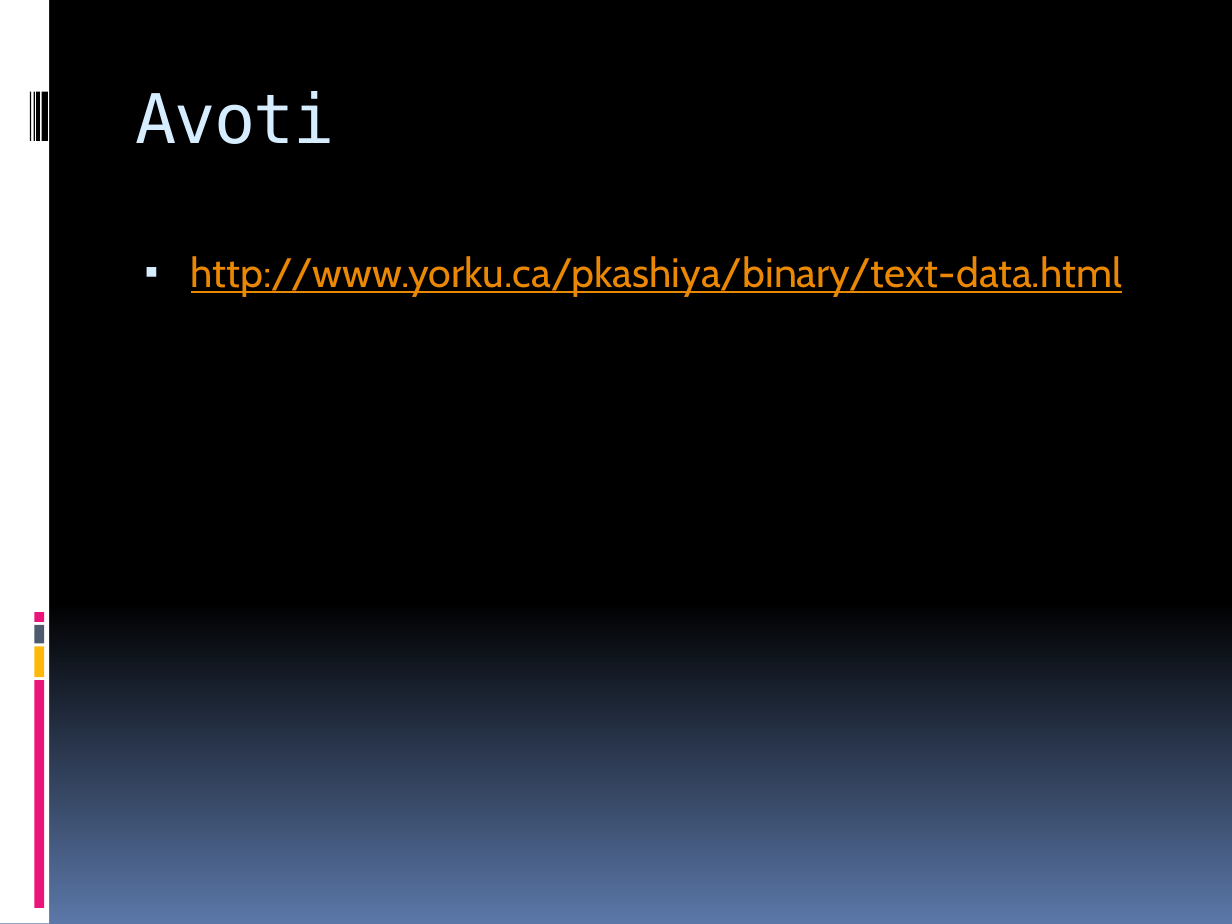
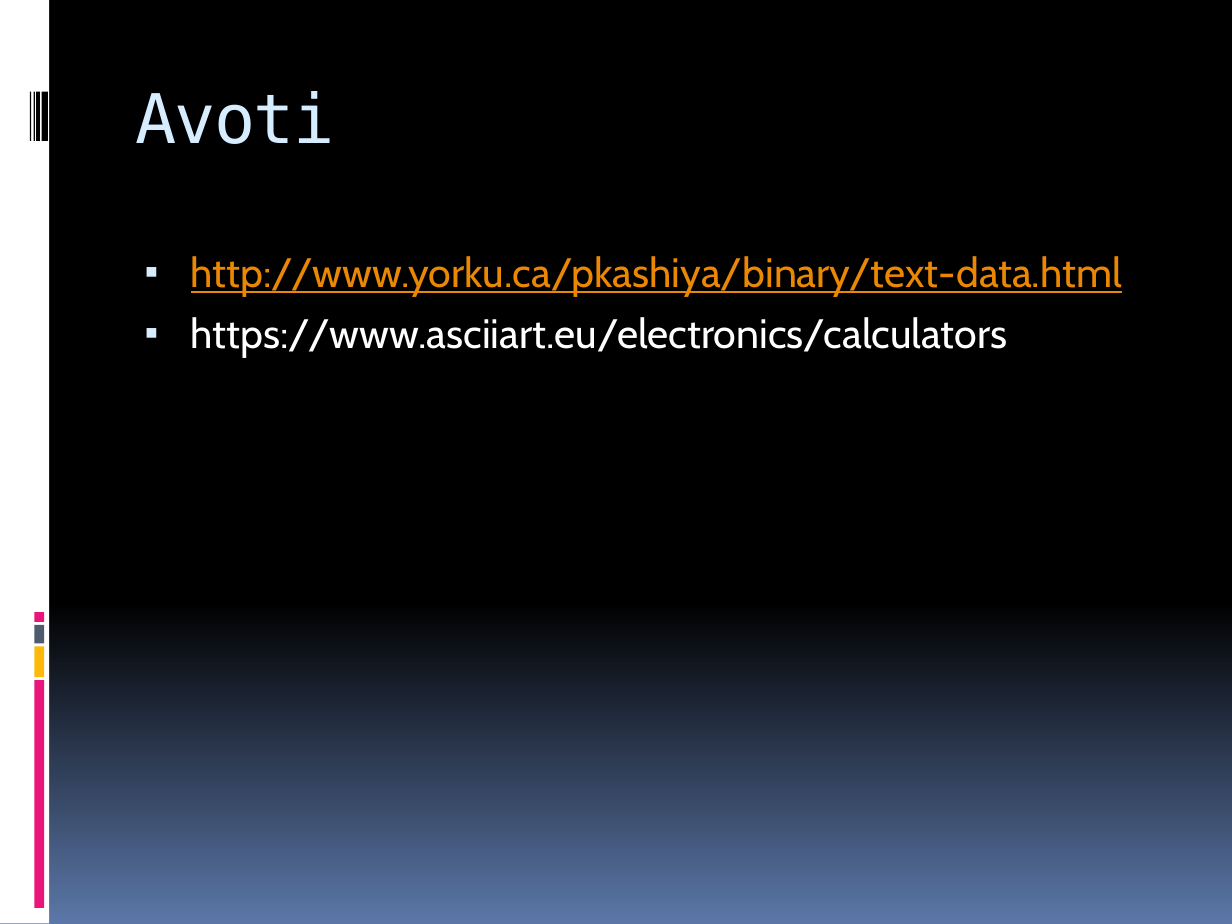
Before and after one commit to pulkitisRenars/eksamensLVT, a slide deck: slide 15 of Teksta datnes informatīvais materiāls.pptx (slide 6 before the commit). Drawn at 1232x924 pixels with LibreOffice and Linux fonts; fonts in the diff are those of the drawing. Boxes give left, top, right and bottom in pixels: in the first picture for what was removed or moved away, otherwise in the second. Text is boxed around its words. In the diff, an @@ line names an element or a change of style, - is before the commit and + after.

```diff
--- a/Teksta datnes informatīvais materiāls.pptx
+++ b/Teksta datnes informatīvais materiāls.pptx
@@ text at box(191, 317, 1008, 358): paragraph added @@
+▪ https://www.asciiart.eu/electronics/calculators
```
Also in this commit, not shown: 3 other slides changed, 9 slides added.
